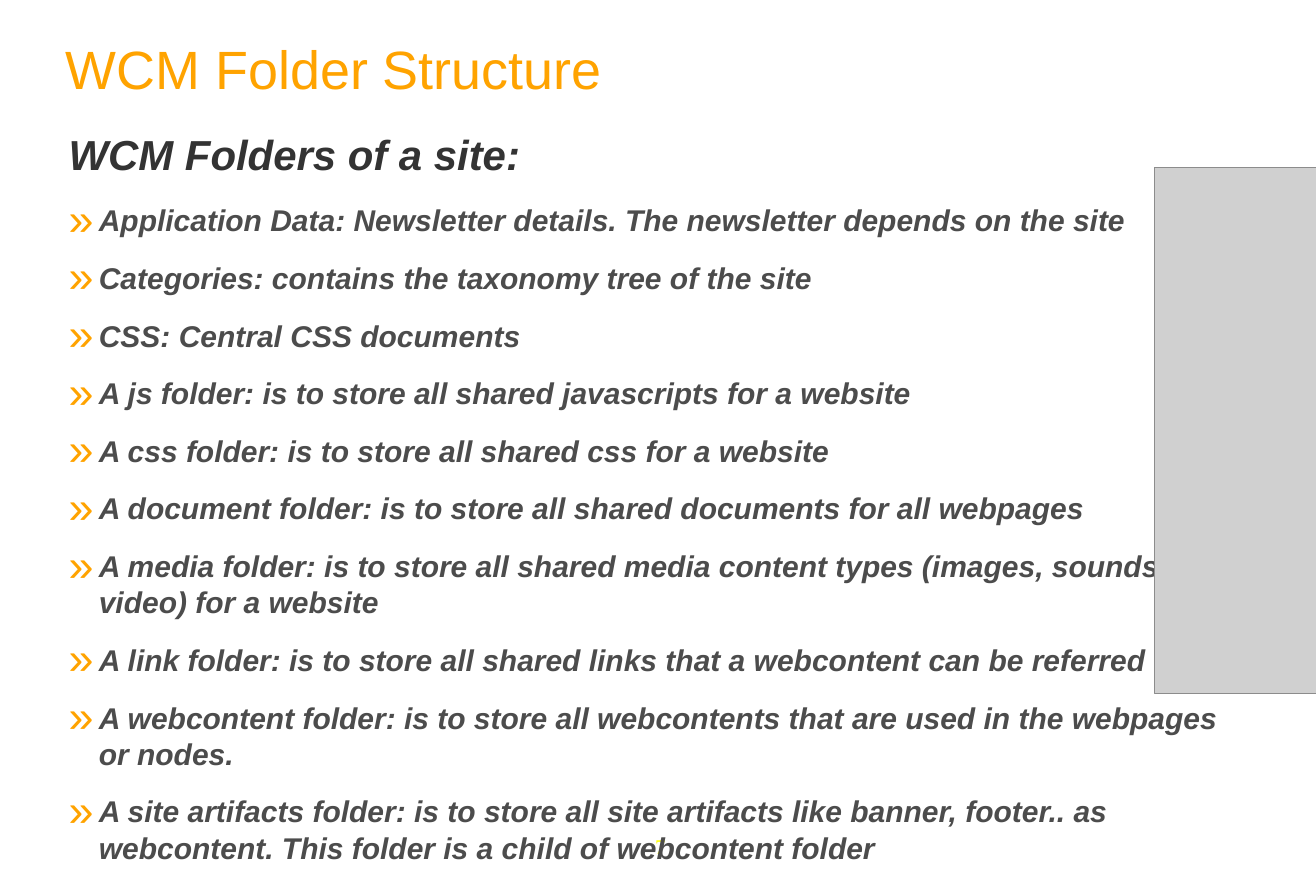
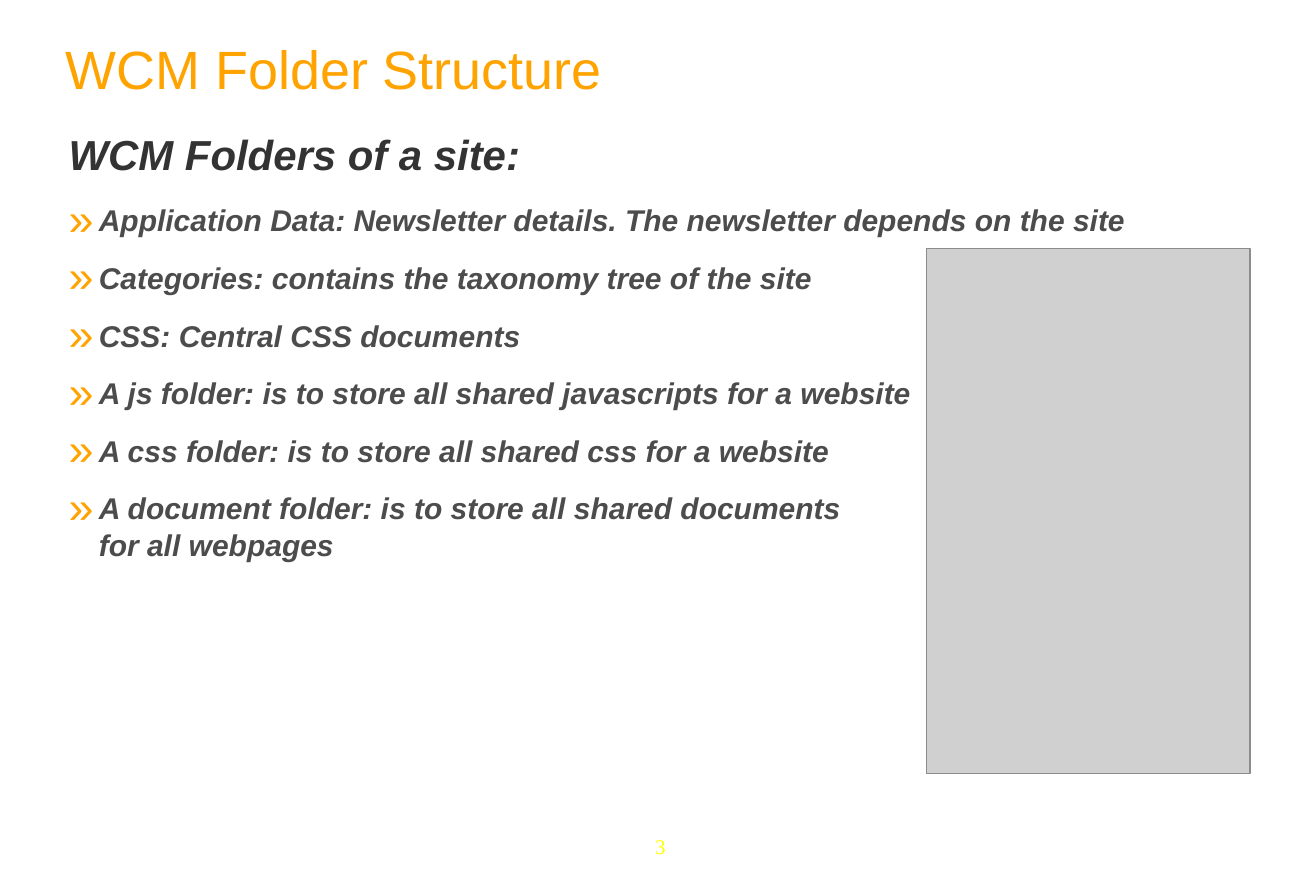
Before and after one commit to anhvurz90/training, a slide deck: slide 3 of slides/exo-developer/en/280-WCM-XDev-en.ppt (slide 7 before the commit). Drawn at 1316x891 pixels with LibreOffice and Linux fonts; fonts in the diff are those of the drawing; grey boxes stand for pictures; background and template pictures are left out. Boxes give left, top, right and bottom in pixels: in the first picture for what was removed or moved away, otherwise in the second. Text is boxed around its words. In the diff, an @@ line names an element or a change of style, - is before the commit and + after.

```diff
--- a/slides/exo-developer/en/280-WCM-XDev-en.ppt
+++ b/slides/exo-developer/en/280-WCM-XDev-en.ppt
@@ picture resized from (x1=1154, y1=168, x2=1316, y2=695) to (x1=927, y1=248, x2=1250, y2=774) @@
@@ text at (x1=99, y1=553, x2=1217, y2=860): paragraphs removed @@
-» A media folder: is to store all shared media content types (images, sounds, video) for a website
-» A link folder: is to store all shared links that a webcontent can be referred to.
-» A webcontent folder: is to store all webcontents that are used in the webpages or nodes.
-» A site artifacts folder: is to store all site artifacts like banner, footer.. as webcontent. This folder is a child of webcontent folder
@@ page number at (x1=655, y1=840, x2=665, y2=855): text changed @@
-7
+3
```
Also in this commit, not shown: 2 other slides changed, 9 slides removed, 2 other files.
